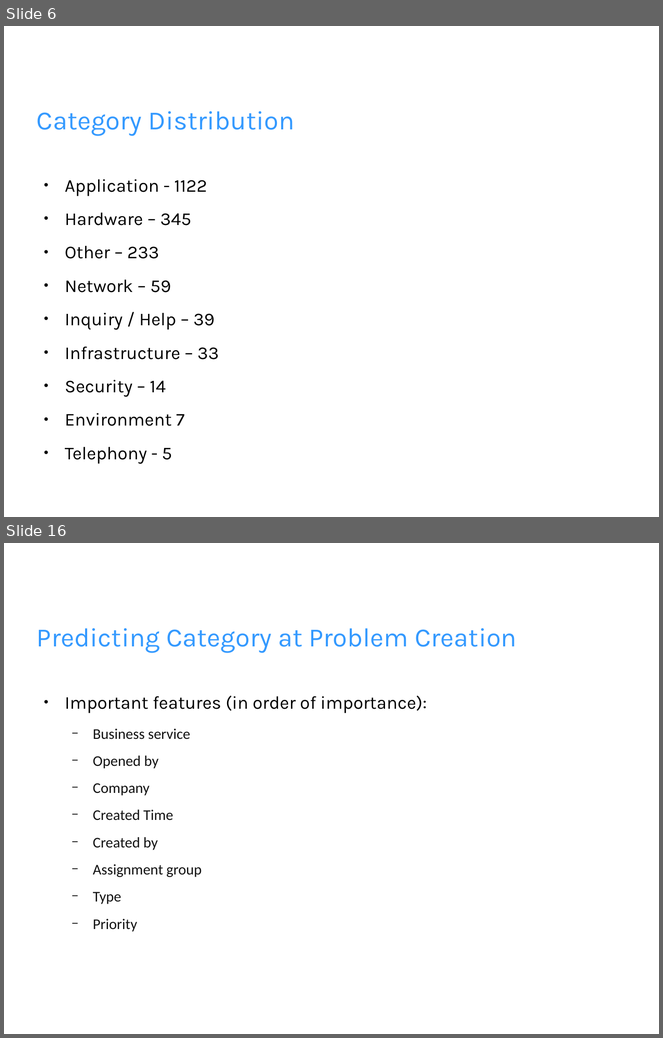
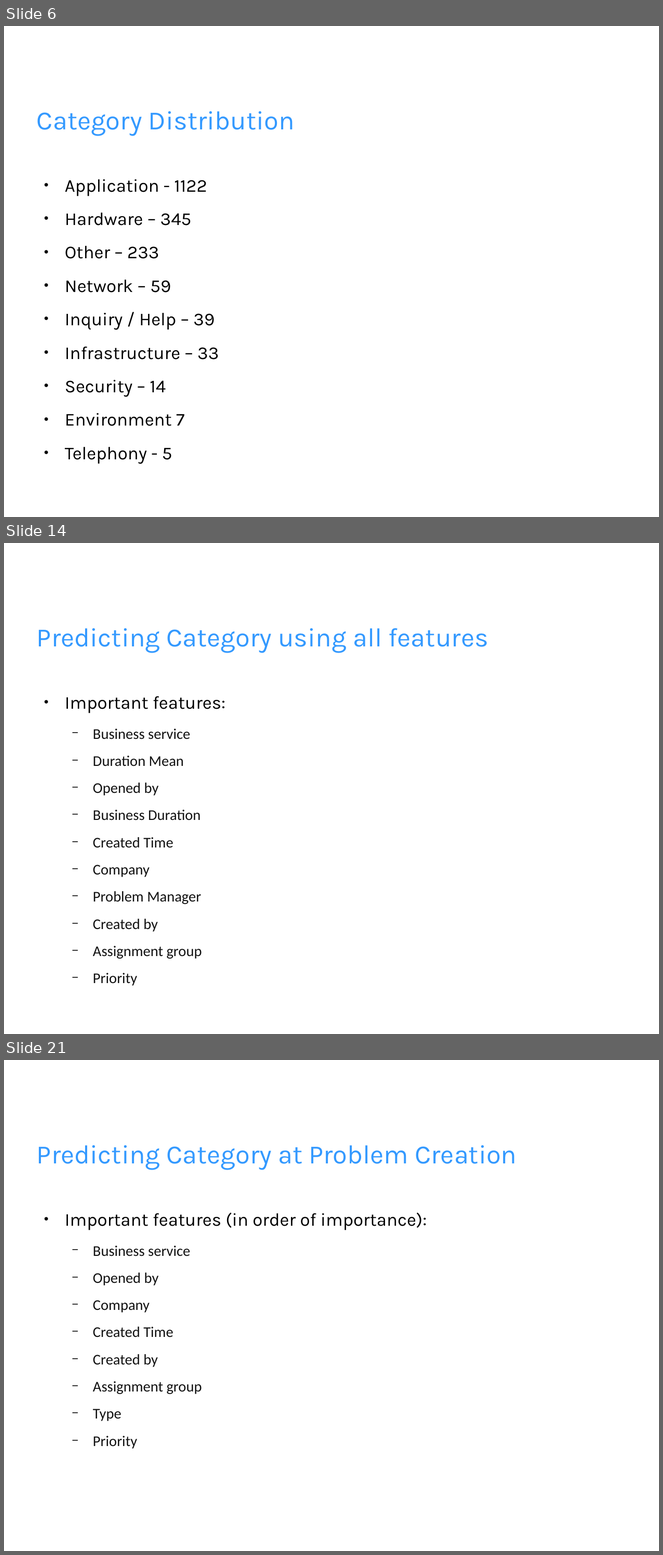
Before and after one commit to wjbrittonv/UMRFDataScience, a slide deck: MacClusteringProject/data_analysis.pptx. Shown one above the other, each under a label of ours: slides 6 and 16 before the commit, slides 6, 14 and 21 after it; the slides between them are not shown. The pictures are 663x1038 and 663x1555 pixels, drawn with LibreOffice and Linux fonts; fonts in the diff are those of the drawing; background and template pictures are left out. Boxes give left, top, right and bottom in pixels: in the first picture for what was removed or moved away, otherwise in the second. Text is boxed around its words. In the diff, an @@ line names an element or a change of style, - is before the commit and + after.

Commit message:
Tfidf vectorization of descriptions, duration analysis, and further presentation work

```diff
--- a/MacClusteringProject/data_analysis.pptx
+++ b/MacClusteringProject/data_analysis.pptx
@@ slide 14 added at (4, 543, 659, 1034), background picture (left out) @@
@@ text added at (37, 628, 489, 653), 32 pt, text #3399FF @@
+Predicting Category using all features
@@ text added at (65, 696, 226, 959), 18 pt, text #111111 @@
+● Important features:
+  − Business service
+  − Duration Mean
+  − Opened by
+  − Business Duration
+  − Created Time
+  − Company
+  − Problem Manager
+  − Created by
+  − Assignment group
+  − Priority
@@ what was slide 16 is now slide 21 @@
```
Also in this commit, not shown: 2 slides changed, 11 other slides added, 11 slides removed, 13 other files.
